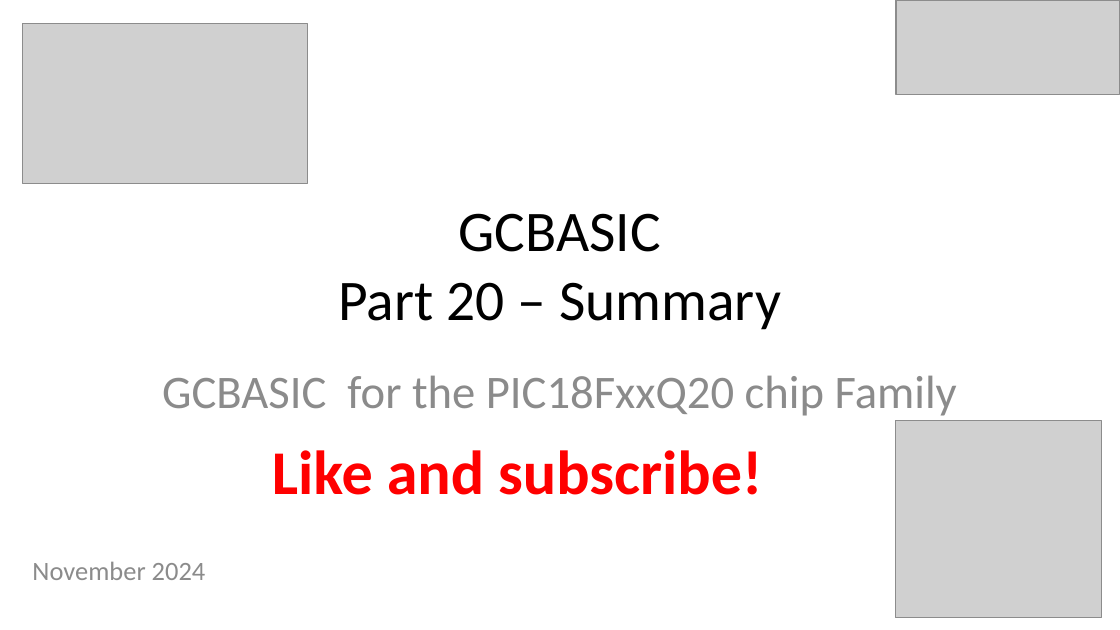
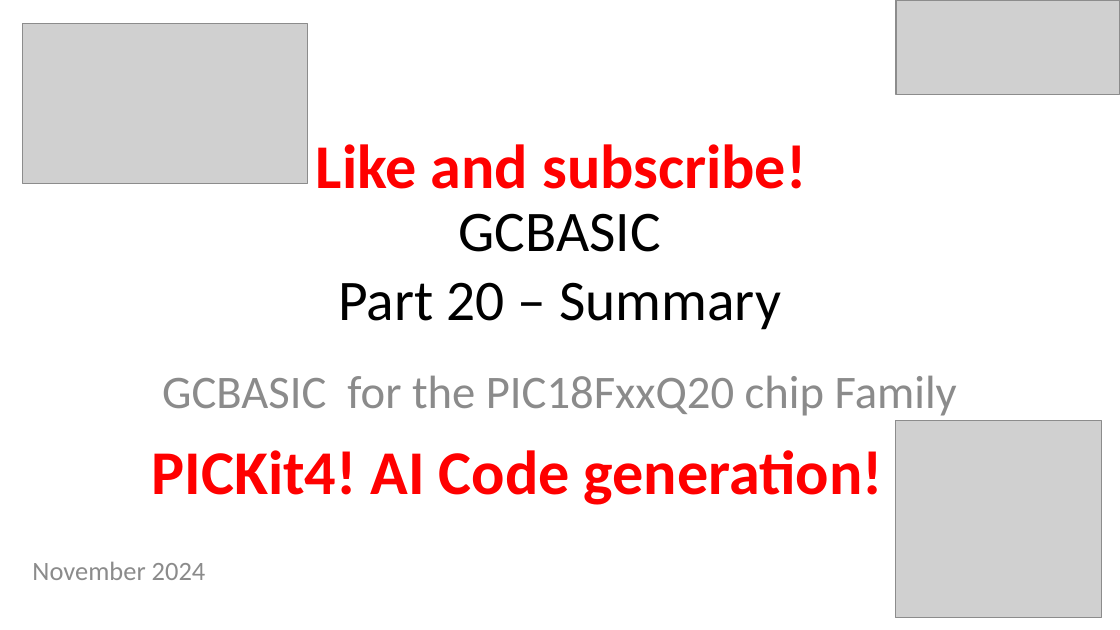
Before and after one commit to GreatCowBASIC/Demonstration_Sources, a slide deck: slide 2 of Vendor_Boards/Great_Cow_Basic_Demo_Board/18Fx6q20_ChipRange_Demonstrations/tutorials/GCbASIC_Part20_Summary.pptx. Drawn at 1120x630 pixels with LibreOffice and Linux fonts; fonts in the diff are those of the drawing; grey boxes stand for pictures. Boxes give left, top, right and bottom in pixels: in the first picture for what was removed or moved away, otherwise in the second. Text is boxed around its words. In the diff, an @@ line names an element or a change of style, - is before the commit and + after.

```diff
--- a/Vendor_Boards/Great_Cow_Basic_Demo_Board/18Fx6q20_ChipRange_Demonstrations/tutorials/GCbASIC_Part20_Summary.pptx
+++ b/Vendor_Boards/Great_Cow_Basic_Demo_Board/18Fx6q20_ChipRange_Demonstrations/tutorials/GCbASIC_Part20_Summary.pptx
@@ text added at (316,144,806,189), 40 pt, text #FF0000, bold @@
+Like and subscribe!
@@ text at (152,450,883,505): text changed @@
-Like and subscribe!
+PICKit4! AI Code generation!
```
Also in this commit, not shown: 1 other file.
